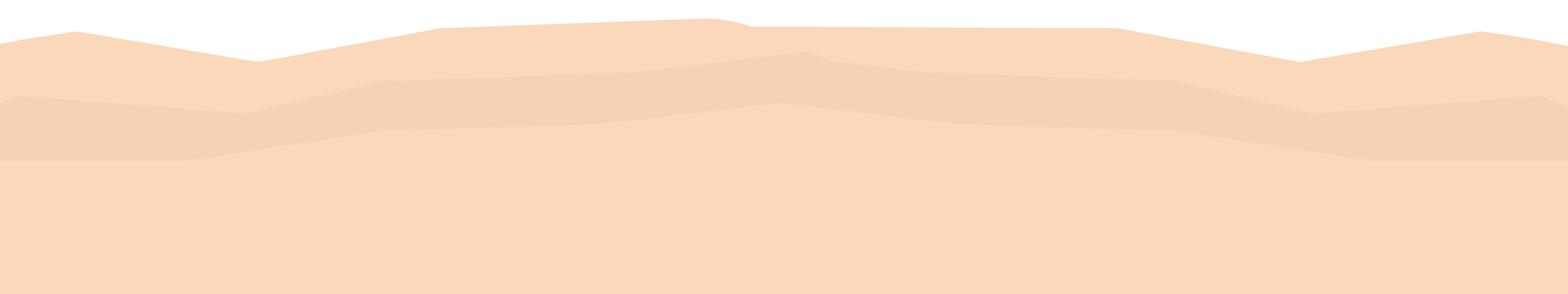
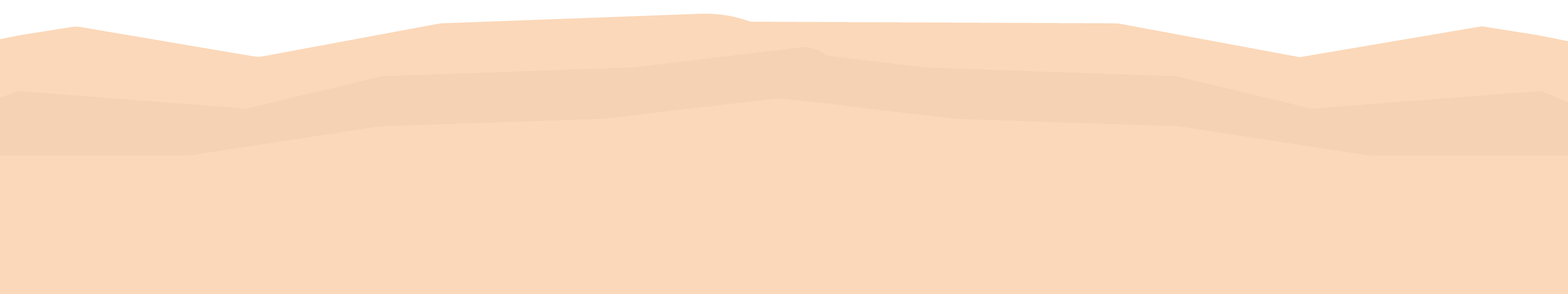
The second (1568, 294) image is a revision of the first. Changes to its layers:
added layer "sand" above "Layer 1" over (0, 13, 1568, 161)
renamed "Layer 0" to "Layer 1", painted on it over (0, 18, 1568, 161)
